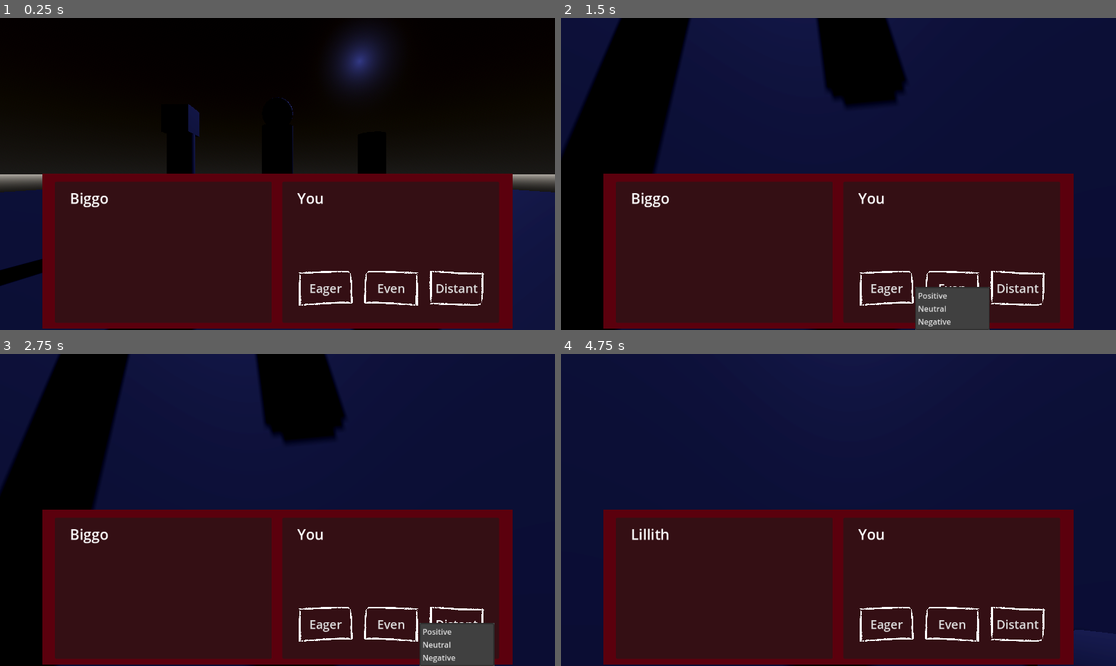
Above: before the commit, frames 1-4 (two rows, left to right).
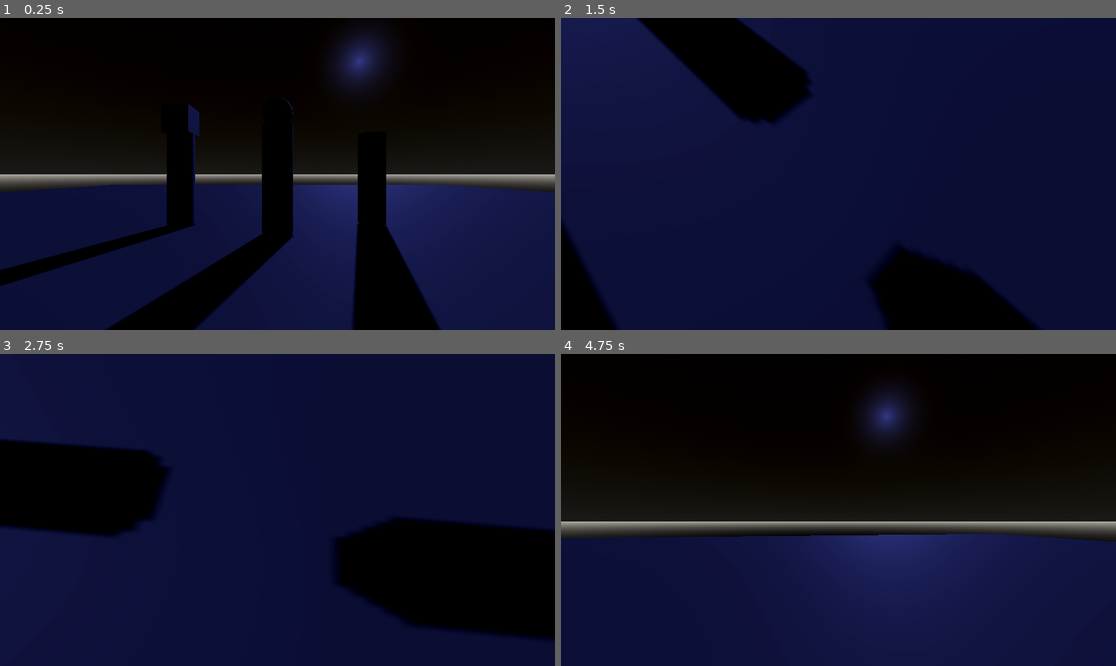
Above: after the commit, the same moments.

Repository: HyperGameDev/You-Are-A-Friend
Game: Godot game, scene res://main_scene.tscn
Two runs of this game, one before a commit and one after it. Both use one fixed random seed, a clock stepped at 60 frames per second and the inputs below.
Inputs (mouse positions are in pixels of both pictures, inside the frame that each line leads up to):
- Up to frame 1 (0.25 s): no input
- Up to frame 2 (1.5 s): click (888, 289) at 0.5 s, where only the run before the commit has a clickable "Eager"; click (955, 289) at 1.25 s, where only the run before the commit has a clickable "Even"
- Up to frame 3 (2.75 s): click (455, 625) at 2 s, where only the run before the commit has a clickable "Distant"
- Up to frame 4 (4.75 s): tap Enter (ui_accept) at 2.75, 3.02, 3.77 s; move the mouse to (866, 510) at 2.77 s; hold Up (forward) from 2.78 s (still down); click (866, 510) at 2.85 s; move the mouse to (810, 510) at 3.52 s; click (810, 510) at 3.6 s; move the mouse to (849, 503) at 4.27 s; click (849, 503) at 4.35 s

The runs differ from the first frame. In frame 1, 42% of the frame differs, in the area x 7-93%, y 49-100%; in frame 2, 60%; in frame 3, 58%; in frame 4, 92%, in the area x 0-100%, y 0-100%.

Commit message:
Added raycast
Began process of detecting friends via proximity

Diff:
--- a/friend.gd
+++ b/friend.gd
@@ -3,6 +3,7 @@
 @export var friend_name = "Friend"
 
 var convo_state = 0
+var friend_nearby = false
 var friend_hover = false
 var dialogue_hover = true
 var dialogue_close_hover = false
@@ -26,6 +27,10 @@
 			dialogue_close_hover = false
 			convo_state = 0
 			input_ray_pickable = true
+	_friend_detection(delta)
+
+func _friend_detection(delta):
+	pass
 
 func _on_mouse_entered():
 	if convo_state == 0:
--- a/friend.tscn
+++ b/friend.tscn
@@ -17,6 +17,7 @@
 script = ExtResource("1_scmue")
 
 [node name="Dialogue" parent="." instance=ExtResource("2_mukwp")]
+visible = false
 offset_left = -485.544
 offset_right = 490.456
 
--- a/main_scene.tscn
+++ b/main_scene.tscn
@@ -75,6 +75,11 @@
 [node name="Camera3D" type="Camera3D" parent="Player"]
 transform = Transform3D(1, 0, 0, 0, 1, 0, 0, 0, 1, 0, 0.501914, 0.317316)
 
+[node name="RayCast3D" type="RayCast3D" parent="Player/Camera3D"]
+transform = Transform3D(1, 0, 0, 0, -4.37114e-08, -1, 0, 1, -4.37114e-08, 0, 0, 0)
+target_position = Vector3(0, -1.75, 0)
+collision_mask = 2
+
 [node name="MeshInstance3D" type="MeshInstance3D" parent="Player"]
 mesh = SubResource("CapsuleMesh_tgght")
 
